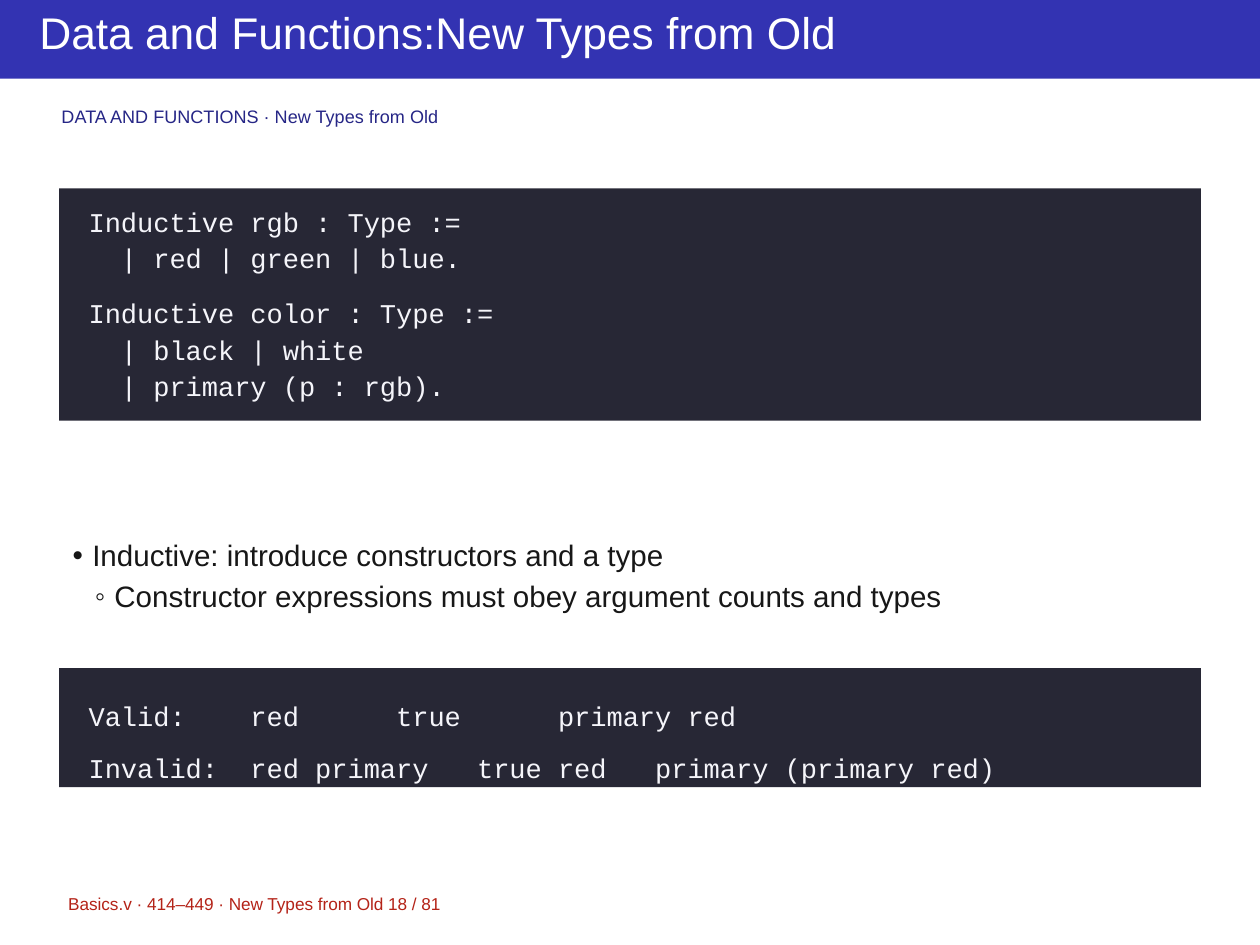
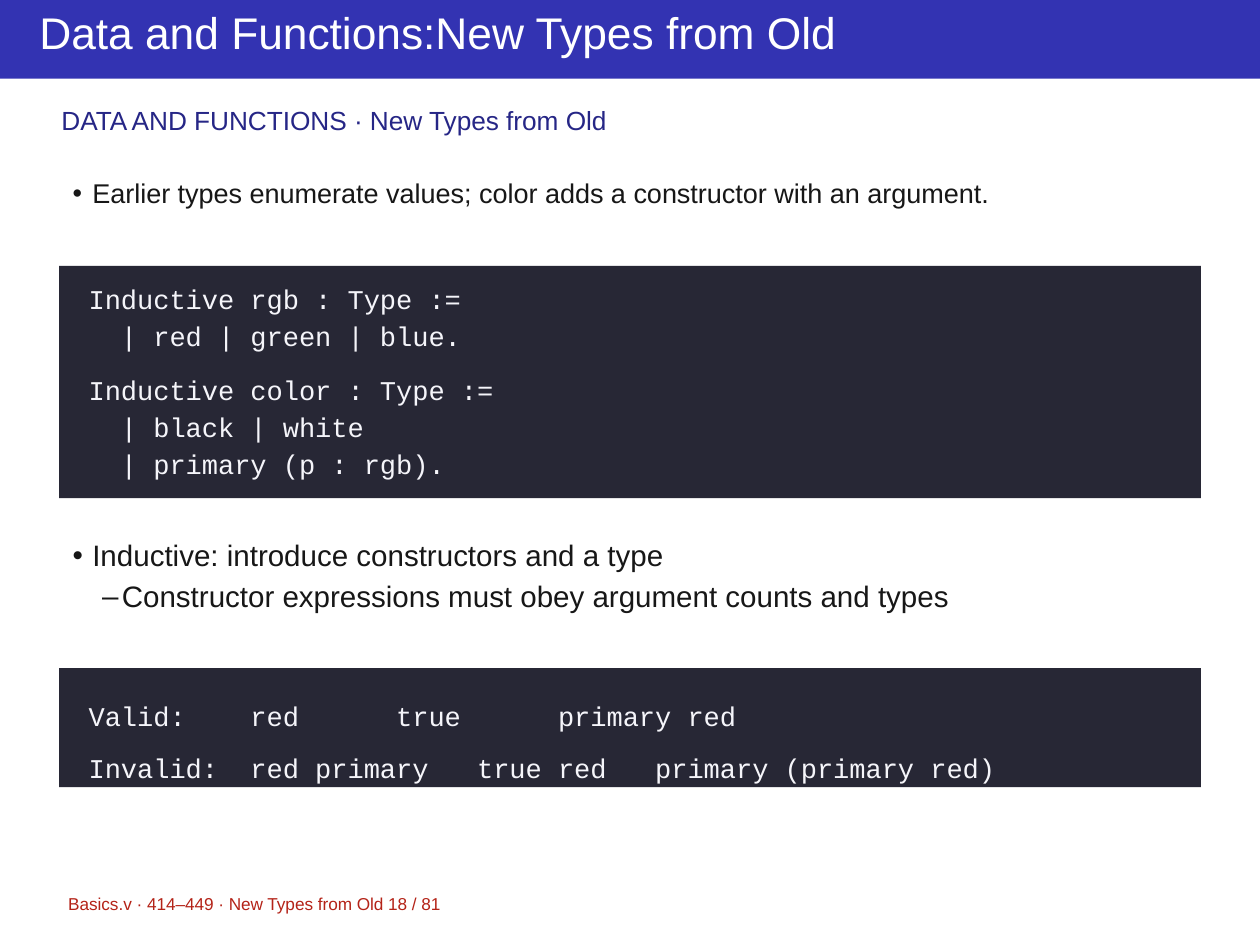
Before and after one commit to yuanruizhang5a/ppt-master, a slide deck: slide 18 of projects/course-rocq/Basics-2.pptx. Drawn at 1260x945 pixels with LibreOffice and Linux fonts; fonts in the diff are those of the drawing. Boxes give left, top, right and bottom in pixels: in the first picture for what was removed or moved away, otherwise in the second. Text is boxed around its words. In the diff, an @@ line names an element or a change of style, - is before the commit and + after.

```diff
--- a/projects/course-rocq/Basics-2.pptx
+++ b/projects/course-rocq/Basics-2.pptx
@@ text "DATA AND FUNCTIONS · New ..." at [61, 111, 607, 136]: size 11 to 16 pt; line spacing 12.1pt to 17.6pt @@
@@ text added at [92, 183, 988, 208], 16.5 pt, text #171717 @@
+• Earlier types enumerate values; color adds a constructor with an argument.
@@ rectangle: place and size @@
-rectangle at [59, 188, 1201, 420]
+rectangle at [59, 266, 1201, 498]
@@ text "Inductive rgb : Type := ...": place and size @@
-text "Inductive rgb : Type := ..." at [89, 213, 461, 402]
+text "Inductive rgb : Type := ..." at [89, 290, 461, 480]
@@ text at [122, 585, 949, 613]: bullet ◦ to – @@
```
Also in this commit, not shown: 80 other slides changed, 7 other files.
